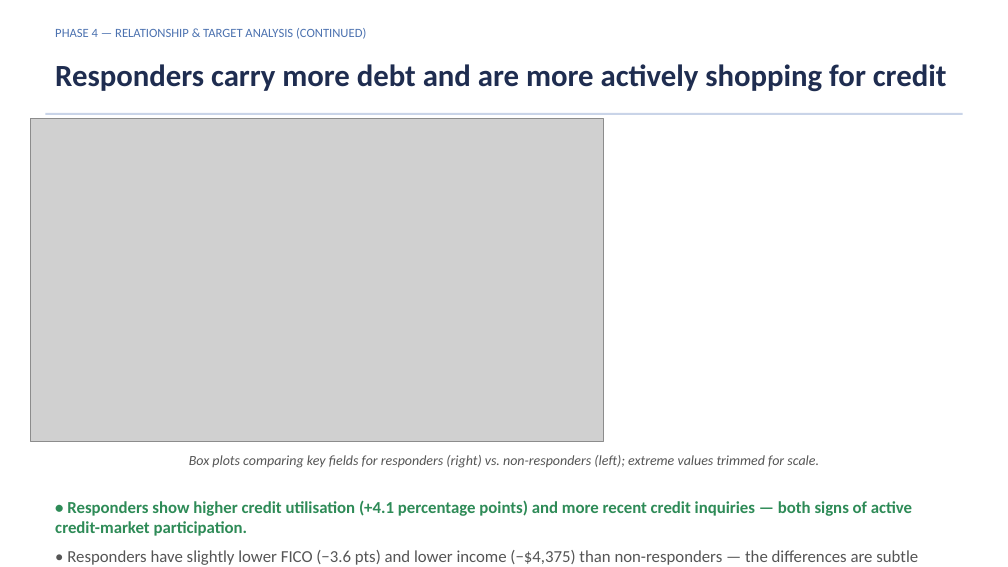
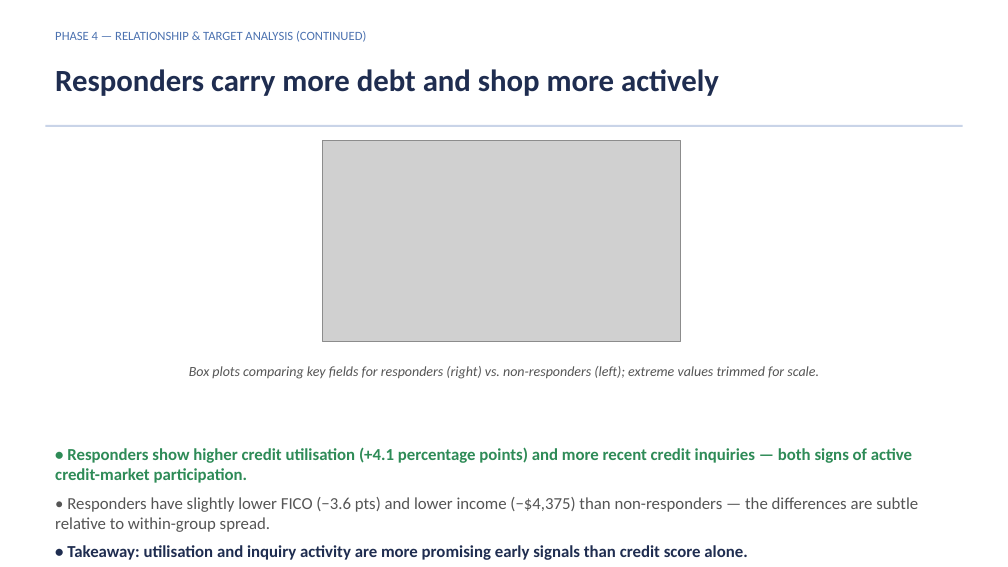
Before and after one commit to adarshkuthuru/segmentation-and-feature-discovery-claude-demo, a slide deck: slide 7 of outputs/EDA/Full_Data_executive_summary.pptx. Drawn at 1008x567 pixels with LibreOffice and Linux fonts; fonts in the diff are those of the drawing; grey boxes stand for pictures. Boxes give left, top, right and bottom in pixels: in the first picture for what was removed or moved away, otherwise in the second. Text is boxed around its words. In the diff, an @@ line names an element or a change of style, - is before the commit and + after.

```diff
--- a/outputs/EDA/Full_Data_executive_summary.pptx
+++ b/outputs/EDA/Full_Data_executive_summary.pptx
@@ text at bbox=[55, 69, 719, 96]: text changed @@
-Responders carry more debt and are more actively shopping for credit
+Responders carry more debt and shop more actively
@@ rectangle: place and size @@
-rectangle at bbox=[45, 113, 963, 115]
+rectangle at bbox=[45, 125, 963, 127]
@@ picture: place and size @@
-picture at bbox=[30, 119, 604, 442]
+picture at bbox=[323, 140, 681, 342]
@@ text "Box plots comparing key fields ...": place and size @@
-text "Box plots comparing key fields ..." at bbox=[189, 455, 819, 468]
+text "Box plots comparing key fields ..." at bbox=[189, 366, 819, 379]
@@ text "• Responders show higher credit ..." rewrapped from bbox=[55, 500, 918, 565] to bbox=[55, 447, 918, 560] @@
```
Also in this commit, not shown: 8 other slides changed, 5 other files.
